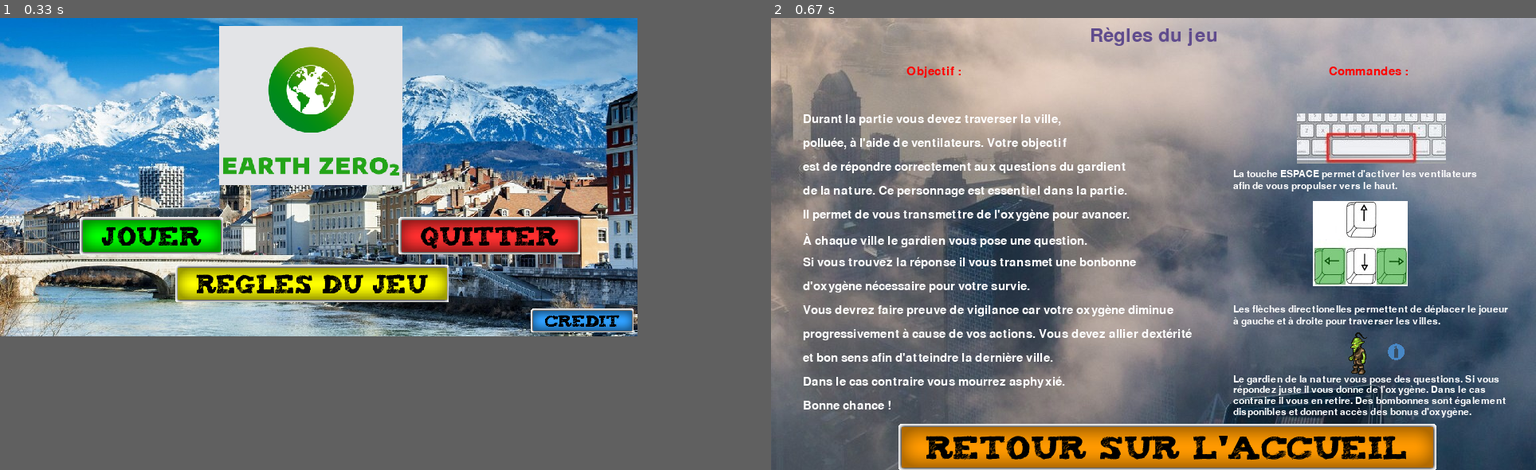
Above: before the commit, frames 1-2 (left to right).
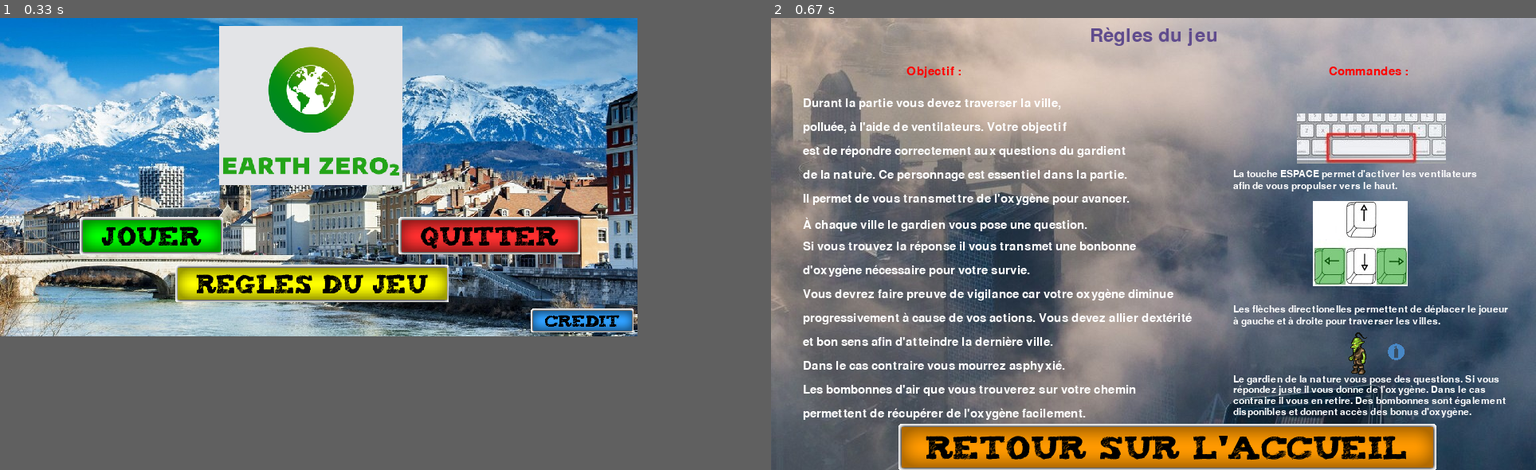
Above: after the commit, the same moments.

Repository: TarJimmy/gameJam
Game: pygame game, started from main.py
Two runs of this game, one before a commit and one after it. Both use one fixed random seed, a clock stepped at 60 frames per second and the inputs below.
Inputs (mouse positions are in pixels of both pictures, inside the frame that each line leads up to):
- Up to frame 1 (0.33 s): no input
- Up to frame 2 (0.67 s): click (1130, 289) at 0.38 s

Frame 1 is identical in both runs. In frame 2, 9.0% of the frame differs, in the area x 4-55%, y 17-89%.

Commit message:
regles v2

Diff:
--- a/class_RegleJeux.py
+++ b/class_RegleJeux.py
@@ -27,7 +27,7 @@
         self.texte111=self.policetexte.render("et bon sens afin d'atteindre la dernière ville.",True,(255,255,255))
         self.texte12=self.policetexte.render('Dans le cas contraire vous mourrez asphyxié.',True,(255,255,255))
         self.texteBonus1=self.policetexte.render("Les bombonnes d'air que vous trouverez sur votre chemin",True,(255,255,255))
-        self.texteBonus2=self.policetexte.render("permettent de récupérer de l'oxygène facilement",True,(255,255,255))
+        self.texteBonus2=self.policetexte.render("permettent de récupérer de l'oxygène facilement.",True,(255,255,255))
         self.texte121=self.policetexte.render('Bonne chance !',True,(255,255,255))
 
         self.texte13= self.policetexte.render('Commandes :',True,(255,0,0))
@@ -55,19 +55,21 @@
 
         surface.blit(self.texte0,(400,10))
         surface.blit(self.texte1,(170,60))
-        surface.blit(self.texte2,(40,120))
-        surface.blit(self.texte3,(40,150))
-        surface.blit(self.texte4,(40,180))
-        surface.blit(self.texte5,(40,210))
-        surface.blit(self.texte6,(40,240))
-        surface.blit(self.texte7,(40,270))
-        surface.blit(self.texte8,(40,300))
-        surface.blit(self.texte9,(40,330))
-        surface.blit(self.texte10,(40,360))
-        surface.blit(self.texte11,(40,390))
-        surface.blit(self.texte111,(40,420))
-        surface.blit(self.texte12,(40,450))
-        surface.blit(self.texte121,(40,480))
+        surface.blit(self.texte2,(40,100))
+        surface.blit(self.texte3,(40,130))
+        surface.blit(self.texte4,(40,160))
+        surface.blit(self.texte5,(40,190))
+        surface.blit(self.texte6,(40,220))
+        surface.blit(self.texte7,(40,250))
+        surface.blit(self.texte8,(40,280))
+        surface.blit(self.texte9,(40,310))
+        surface.blit(self.texte10,(40,340))
+        surface.blit(self.texte11,(40,370))
+        surface.blit(self.texte111,(40,400))
+        surface.blit(self.texte12,(40,430))
+        surface.blit(self.texteBonus1,(40,460))
+        surface.blit(self.texteBonus2,(40,490))
+        # surface.blit(self.texte121,(40,510))
         surface.blit(self.texte13,(700,60))
         surface.blit(self.texte14,(580,190))
         surface.blit(self.texte15,(580,205))
